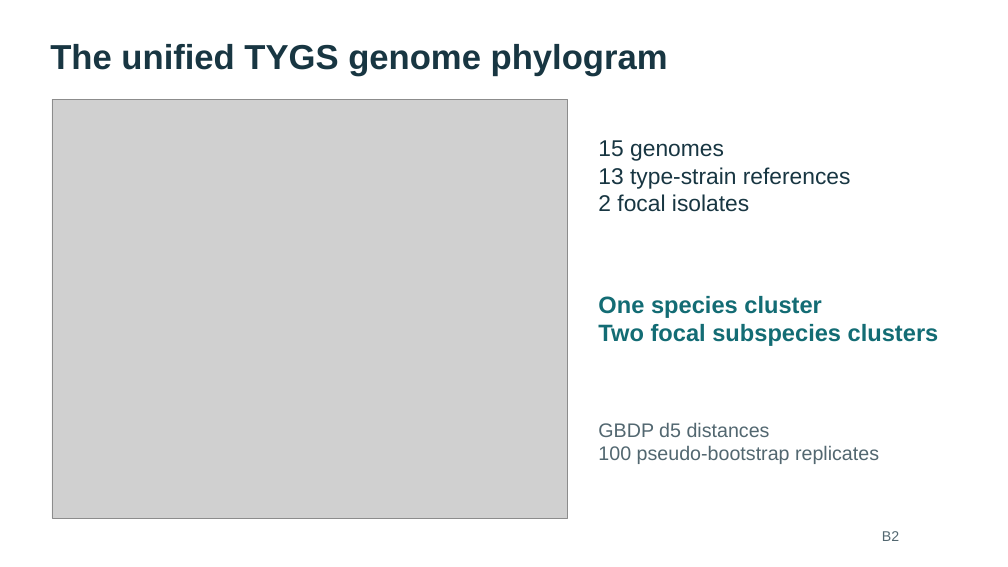
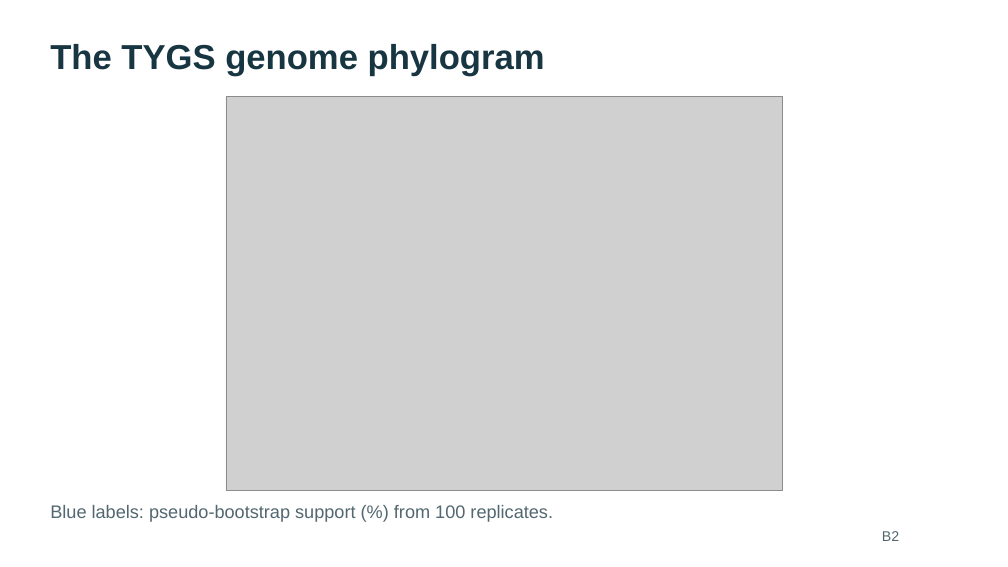
Before and after one commit to WhyAdr/sm-manu, a slide deck: slide 14 of explainer/NMZ-Serratia-genomics-explainer-2026-10-20.pptx. Drawn at 1008x567 pixels with LibreOffice and Linux fonts; fonts in the diff are those of the drawing; grey boxes stand for pictures. Boxes give left, top, right and bottom in pixels: in the first picture for what was removed or moved away, otherwise in the second. Text is boxed around its words. In the diff, an @@ line names an element or a change of style, - is before the commit and + after.

Commit message:
Replace phylogram export and remove editorial presentation wording

```diff
--- a/explainer/NMZ-Serratia-genomics-explainer-2026-10-20.pptx
+++ b/explainer/NMZ-Serratia-genomics-explainer-2026-10-20.pptx
@@ text at box(50, 44, 545, 76): text changed @@
-The unified TYGS genome phylogram
+The TYGS genome phylogram
@@ picture: place and size @@
-picture at box(52, 99, 568, 518)
+picture at box(226, 97, 782, 491)
@@ text removed at box(598, 140, 851, 212) @@
-15 genomes
-13 type-strain references
-2 focal isolates
@@ text removed at box(598, 296, 939, 346) @@
-One species cluster
-Two focal subspecies clusters
@@ text removed at box(598, 422, 879, 464) @@
-GBDP d5 distances
-100 pseudo-bootstrap replicates
@@ text added at box(50, 505, 553, 522), 17.2 pt, text #526770 @@
+Blue labels: pseudo-bootstrap support (%) from 100 replicates.
```
Also in this commit, not shown: 2 other slides changed, 34 other files.
